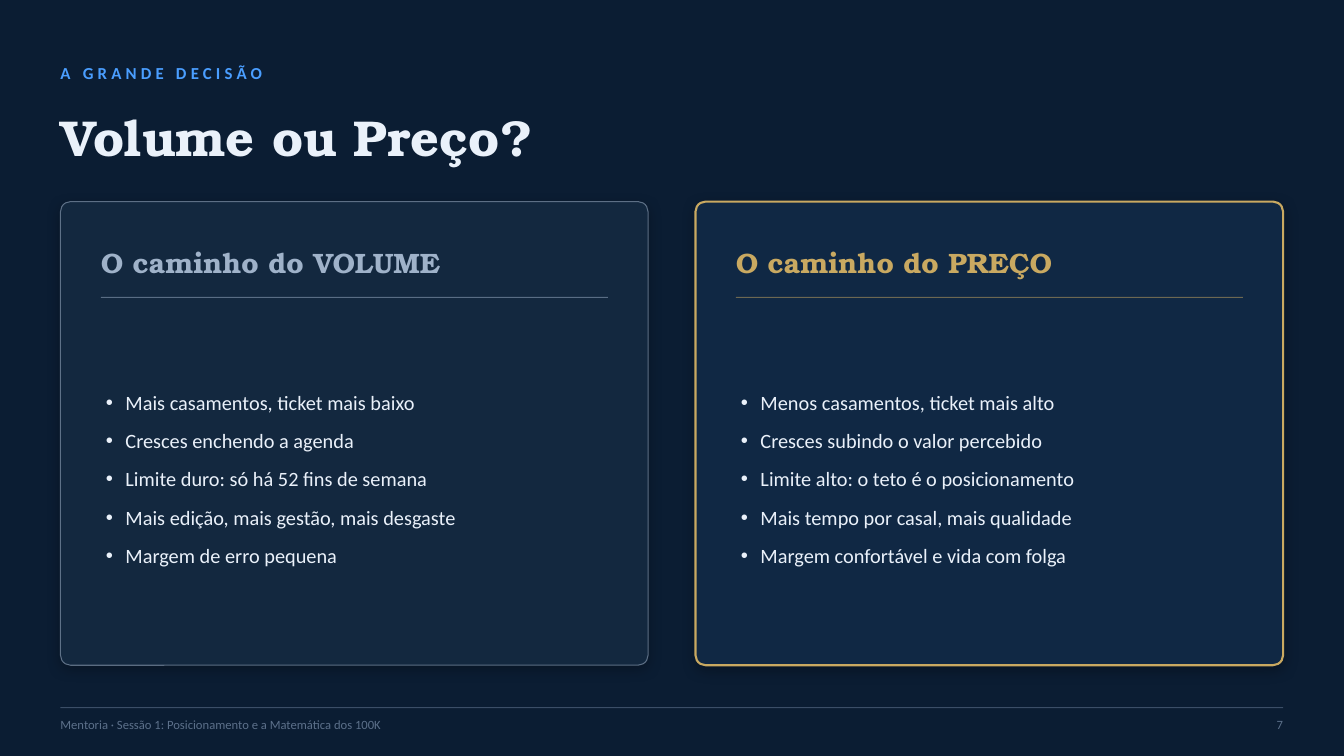
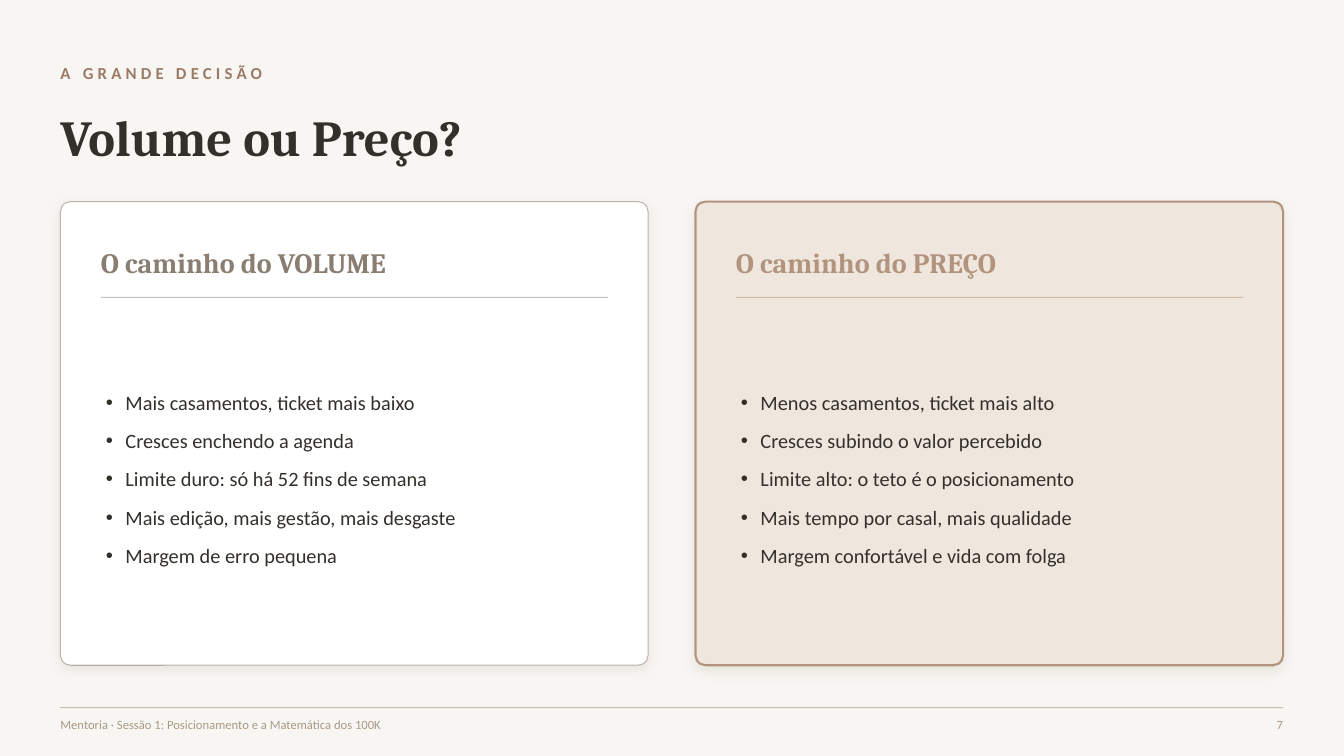
Before and after one commit to geralrlphoto/rl-menu, a slide deck: slide 7 of public/wedding-mentor-files/S1_Posicionamento.pptx. Drawn at 1344x756 pixels with LibreOffice and Linux fonts; fonts in the diff are those of the drawing. Boxes give left, top, right and bottom in pixels: in the first picture for what was removed or moved away, otherwise in the second. Text is boxed around its words. In the diff, an @@ line names an element or a change of style, - is before the commit and + after.

```diff
--- a/public/wedding-mentor-files/S1_Posicionamento.pptx
+++ b/public/wedding-mentor-files/S1_Posicionamento.pptx
@@ background #0B1D33 to #F8F6F3 @@
@@ text "A GRANDE DECISÃO" at (x1=60, y1=66, x2=262, y2=79): text colour #4A9EFF to #9A7B66 @@
@@ text "Volume ou Preço?" at (x1=60, y1=121, x2=462, y2=167): font TeX Gyre Bonum to Cambria, text colour #EAF1FA to #33302B @@
@@ rounded rectangle at (x1=60, y1=202, x2=648, y2=665): fill #13283F to #FFFFFF; outline #9FB2C9 0.75 pt to #8A7E72 0.75 pt; shadow changed @@
@@ rounded rectangle at (x1=696, y1=202, x2=1284, y2=665): fill #102844 to #EFE7DE; outline #C9A961 1.5 pt to #B1937E 1.5 pt; shadow changed @@
@@ text "O caminho do VOLUME" at (x1=101, y1=253, x2=386, y2=273): font TeX Gyre Bonum to Cambria, text colour #9FB2C9 to #8A7E72 @@
@@ text "O caminho do PREÇO" at (x1=736, y1=253, x2=996, y2=279): font TeX Gyre Bonum to Cambria, text colour #C9A961 to #B1937E @@
@@ line (101, 297) - (608, 297): stroke #9FB2C9 0.75 pt to #8A7E72 0.75 pt @@
@@ line (736, 297) - (1243, 297): stroke #C9A961 0.75 pt to #B1937E 0.75 pt @@
@@ text "Mais casamentos, ticket mais baixo" at (x1=125, y1=396, x2=455, y2=567): text colour #EAF1FA to #33302B @@
@@ text "Menos casamentos, ticket mais alto" at (x1=760, y1=396, x2=1075, y2=567): text colour #EAF1FA to #33302B @@
@@ text "Mentoria · Sessão 1: Posicionamento ..." at (x1=60, y1=720, x2=381, y2=729): text colour #5C708A to #A89A86 @@
@@ line (60, 708) - (1284, 708): stroke #5C708A 0.75 pt to #A89A86 0.75 pt @@
@@ text "7" at (x1=1277, y1=721, x2=1283, y2=729): text colour #5C708A to #A89A86 @@
```
Also in this commit, not shown: 21 other slides changed, 7 other files.
